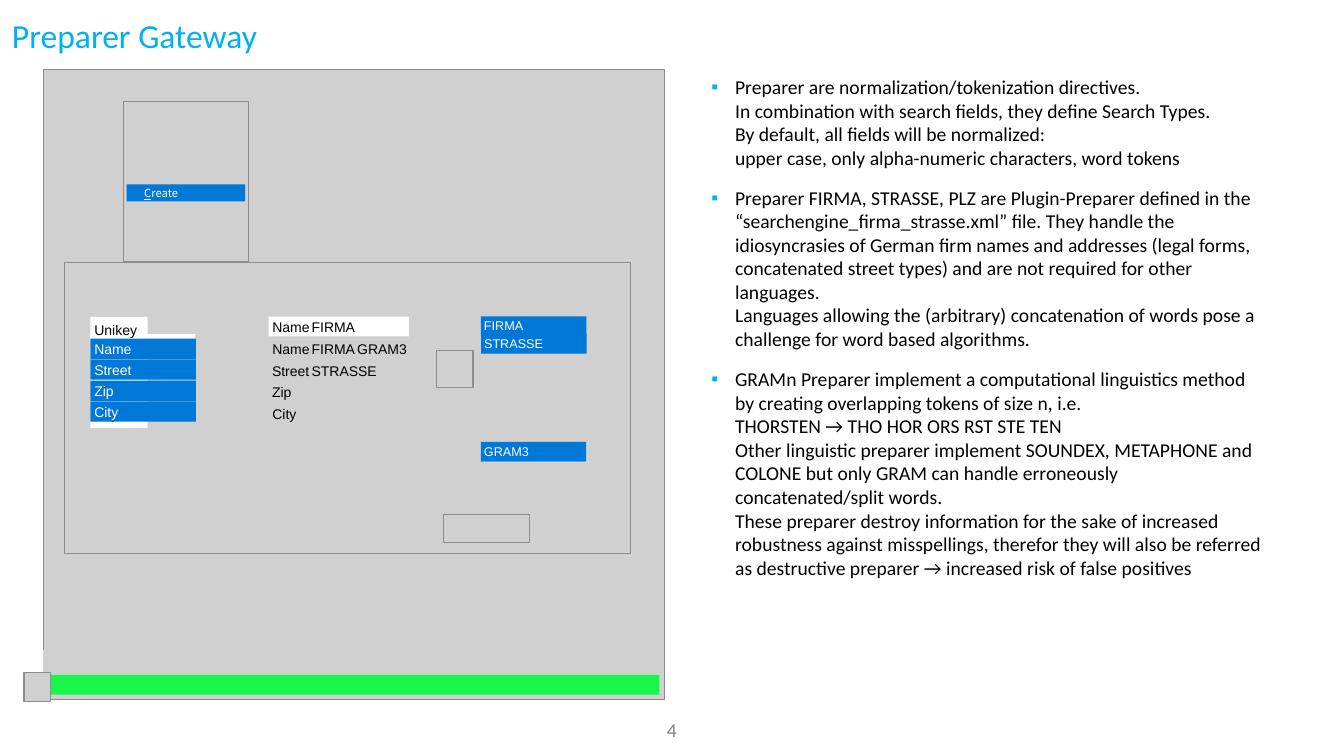
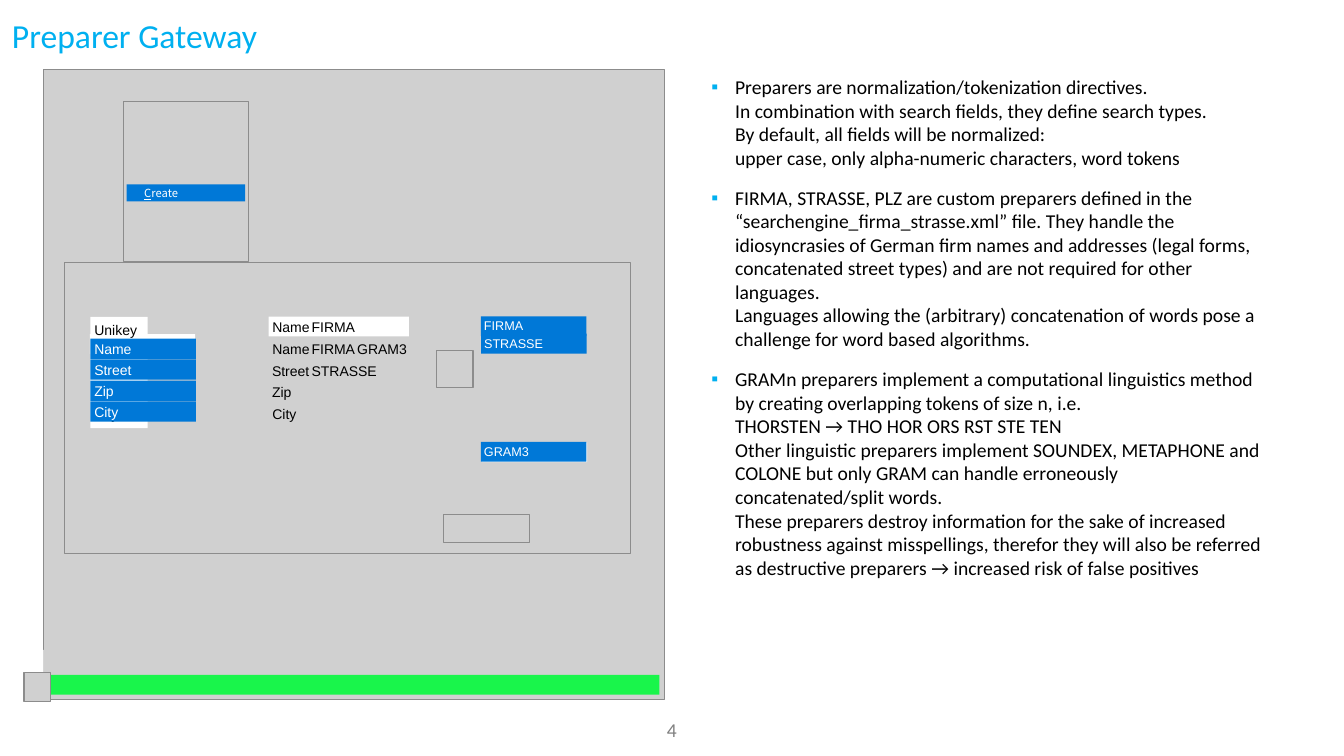
Before and after one commit to ThorstenDoherr/searchengine, a slide deck: slide 4 of doc/SearchEngine_Slides.pptx. Drawn at 1344x756 pixels with LibreOffice and Linux fonts; fonts in the diff are those of the drawing; grey boxes stand for pictures; background and template pictures are left out. Boxes give left, top, right and bottom in pixels: in the first picture for what was removed or moved away, otherwise in the second. Text is boxed around its words. In the diff, an @@ line names an element or a change of style, - is before the commit and + after.

```diff
--- a/doc/SearchEngine_Slides.pptx
+++ b/doc/SearchEngine_Slides.pptx
@@ text at box(735, 80, 1207, 168): text changed @@
-▪ Preparer are normalization/tokenization directives.
-  In combination with search fields, they define Search Types.
-  By default, all fields will be normalized:
-  upper case, only alpha-numeric characters, word tokens
+▪ Preparers are normalization/tokenization directives.
+  In combination with search fields, they define search types.
+  By default, all fields will be normalized:
+  upper case, only alpha-numeric characters, word tokens
@@ text at box(735, 191, 1254, 350): text changed @@
-▪ Preparer FIRMA, STRASSE, PLZ are Plugin-Preparer defined in the “searchengine_firma_strasse.xml” file. They handle the idiosyncrasies of German firm names and addresses (legal forms, concatenated street types) and are not required for other languages.
-  Languages allowing the (arbitrary) concatenation of words pose a challenge for word based algorithms.
+▪ FIRMA, STRASSE, PLZ are custom preparers defined in the “searchengine_firma_strasse.xml” file. They handle the idiosyncrasies of German firm names and addresses (legal forms, concatenated street types) and are not required for other languages.
+  Languages allowing the (arbitrary) concatenation of words pose a challenge for word based algorithms.
@@ text at box(735, 372, 1261, 578): text changed @@
-▪ GRAMn Preparer implement a computational linguistics method by creating overlapping tokens of size n, i.e.
-  THORSTEN → THO HOR ORS RST STE TEN
-  Other linguistic preparer implement SOUNDEX, METAPHONE and COLONE but only GRAM can handle erroneously concatenated/split words.
-  These preparer destroy information for the sake of increased robustness against misspellings, therefor they will also be referred as destructive preparer → increased risk of false positives
+▪ GRAMn preparers implement a computational linguistics method by creating overlapping tokens of size n, i.e.
+  THORSTEN → THO HOR ORS RST STE TEN
+  Other linguistic preparers implement SOUNDEX, METAPHONE and COLONE but only GRAM can handle erroneously concatenated/split words.
+  These preparers destroy information for the sake of increased robustness against misspellings, therefor they will also be referred as destructive preparers → increased risk of false positives
```
Also in this commit, not shown: 7 other slides changed, 1 other file.
